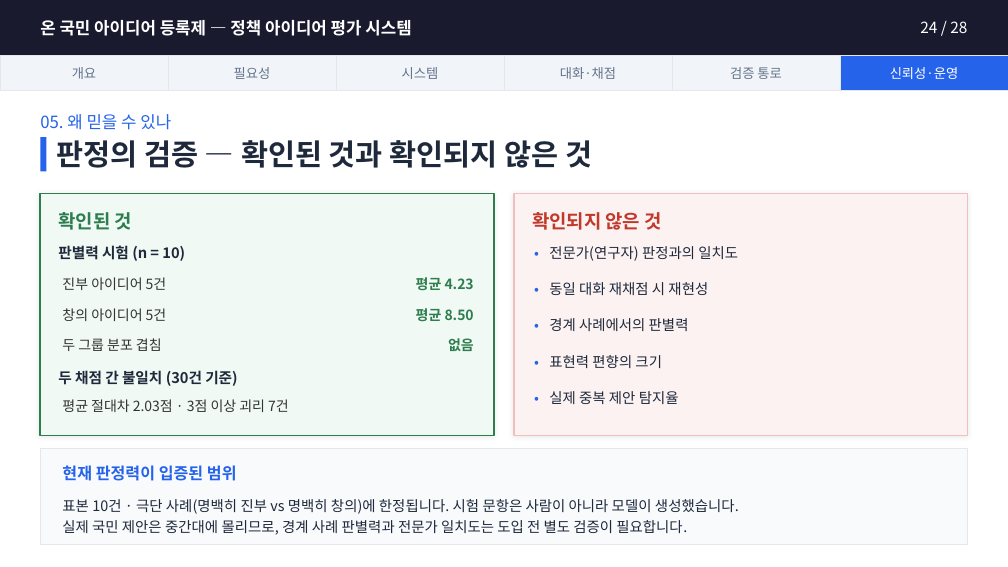
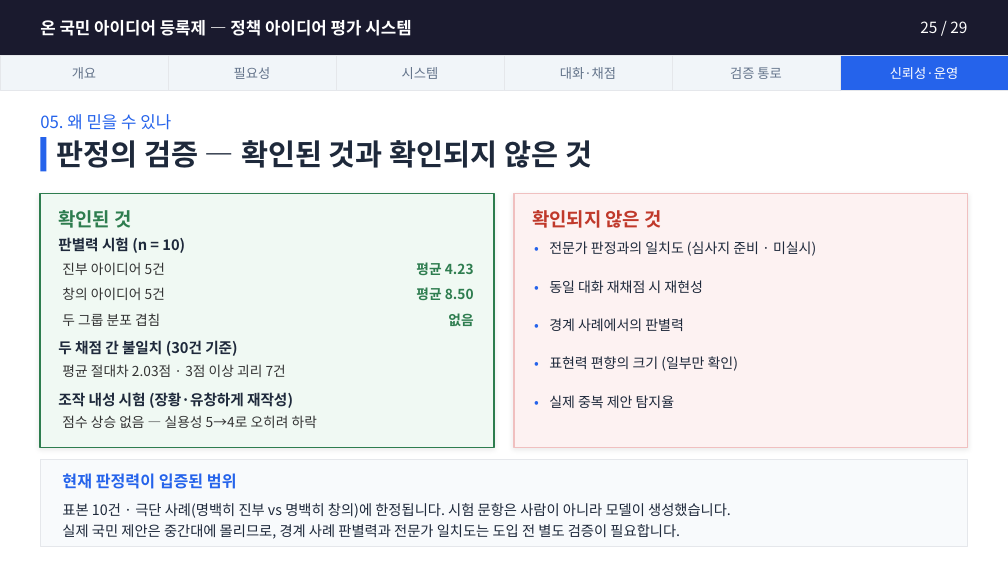
Before and after one commit to jason-j-kim/PYCON2017, a slide deck: slide 25 of docs/온국민아이디어등록제_설명자료.pptx (slide 24 before the commit). Drawn at 1008x567 pixels with LibreOffice and Linux fonts; fonts in the diff are those of the drawing. Boxes give left, top, right and bottom in pixels: in the first picture for what was removed or moved away, otherwise in the second. Text is boxed around its words. In the diff, an @@ line names an element or a change of style, - is before the commit and + after.

```diff
--- a/docs/온국민아이디어등록제_설명자료.pptx
+++ b/docs/온국민아이디어등록제_설명자료.pptx
@@ text at [920,21,967,33]: text changed @@
-24 / 28
+25 / 29
@@ rectangle: place and size @@
-rectangle at [40,194,494,435]
+rectangle at [40,194,494,448]
@@ rectangle: place and size @@
-rectangle at [514,194,968,435]
+rectangle at [514,194,968,448]
@@ text "판별력 시험 (n = 10)": place and size @@
-text "판별력 시험 (n = 10)" at [58,245,185,261]
+text "판별력 시험 (n = 10)" at [58,237,185,253]
@@ text "진부 아이디어 5건": place and size @@
-text "진부 아이디어 5건" at [62,277,167,290]
+text "진부 아이디어 5건" at [62,262,165,275]
@@ text "평균 4.23": place and size @@
-text "평균 4.23" at [416,277,474,291]
+text "평균 4.23" at [416,262,474,275]
@@ text "•": place and size @@
-text "•" at [534,280,548,317]
+text "•" at [534,240,548,278]
@@ text at [549,241,816,256]: text changed; size 10.3 to 10 pt @@
-전문가(연구자) 판정과의 일치도
+전문가 판정과의 일치도 (심사지 준비 · 미실시)
@@ text "창의 아이디어 5건": place and size @@
-text "창의 아이디어 5건" at [62,308,167,321]
+text "창의 아이디어 5건" at [62,287,165,300]
@@ text "평균 8.50": place and size @@
-text "평균 8.50" at [416,308,474,322]
+text "평균 8.50" at [416,287,474,300]
@@ text "•": place and size @@
-text "•" at [534,317,548,353]
+text "•" at [534,278,548,317]
@@ text "두 그룹 분포 겹침": place and size @@
-text "두 그룹 분포 겹침" at [62,338,162,351]
+text "두 그룹 분포 겹침" at [62,313,160,326]
@@ text "없음": place and size @@
-text "없음" at [448,338,474,351]
+text "없음" at [448,313,473,326]
@@ text "두 채점 간 불일치 (30건 ...": place and size @@
-text "두 채점 간 불일치 (30건 ..." at [58,370,237,386]
+text "두 채점 간 불일치 (30건 ..." at [58,340,237,356]
@@ size 10 to 9.8 pt in 7 elements at [62,262,165,275], [416,262,474,275], [62,287,165,300], [416,287,474,300], [62,313,160,326], [448,313,473,326], [62,364,286,377] @@
@@ text "평균 절대차 2.03점 · 3점 ...": place and size @@
-text "평균 절대차 2.03점 · 3점 ..." at [62,399,289,412]
+text "평균 절대차 2.03점 · 3점 ..." at [62,364,286,377]
@@ text "•": place and size @@
-text "•" at [534,389,548,425]
+text "•" at [534,355,548,393]
@@ text at [549,356,738,371]: text changed; size 10.3 to 10 pt @@
-표현력 편향의 크기
+표현력 편향의 크기 (일부만 확인)
@@ text added at [58,392,293,408], 10.5 pt, text #1E293B, bold @@
+조작 내성 시험 (장황·유창하게 재작성)
@@ text added at [62,415,317,428], 9.8 pt, text #333333 @@
+점수 상승 없음 — 실용성 5→4로 오히려 하락
@@ size 10.3 to 10 pt in 7 elements at [534,355,548,393], [534,278,548,317], [534,240,548,278], [549,318,684,331], [549,280,703,293], [549,395,675,408], [534,393,548,431] @@
@@ text "•": place and size @@
-text "•" at [534,244,548,280]
+text "•" at [534,393,548,431]
@@ rectangle: place and size @@
-rectangle at [40,449,968,544]
+rectangle at [40,460,968,546]
@@ text "현재 판정력이 입증된 범위": place and size @@
-text "현재 판정력이 입증된 범위" at [62,465,237,481]
+text "현재 판정력이 입증된 범위" at [62,473,237,489]
@@ text "표본 10건 · 극단 사례(명백히 ..." at [62,503,731,539]: size 10.3 to 10.2 pt @@
```
Also in this commit, not shown: 26 other slides changed, 1 slide added, 1 other file.
